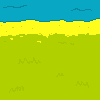
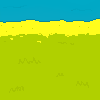
Revision of a layered (100, 100) image; what changed, layer by layer:
painted on "Camada 2" over [0, 0, 100, 16]
